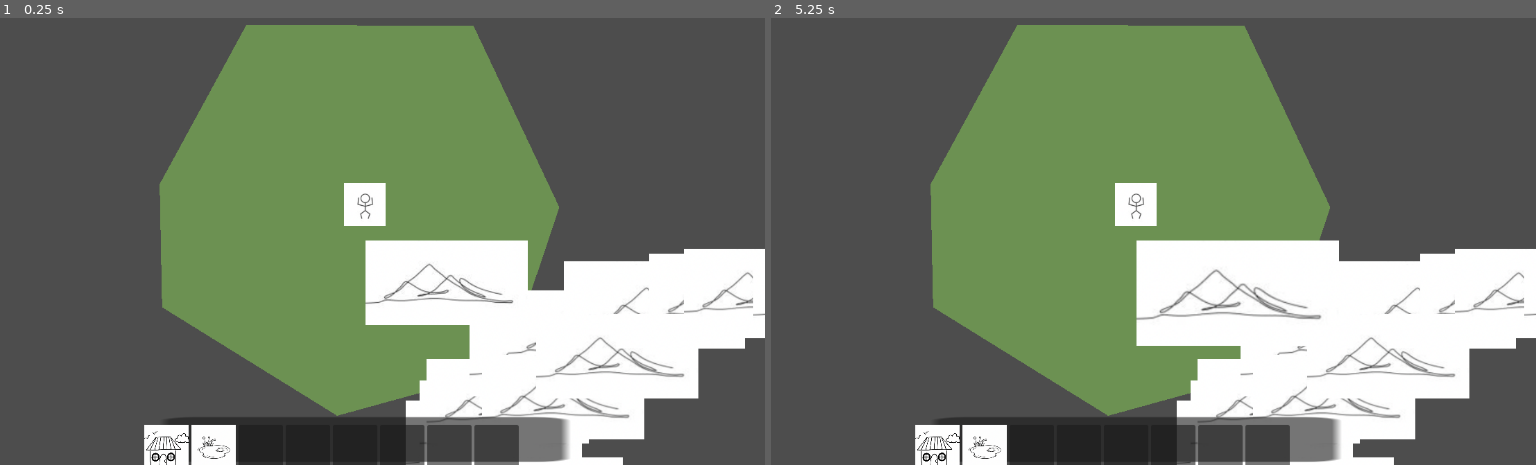
Above: before the commit, frames 1-2 (left to right).
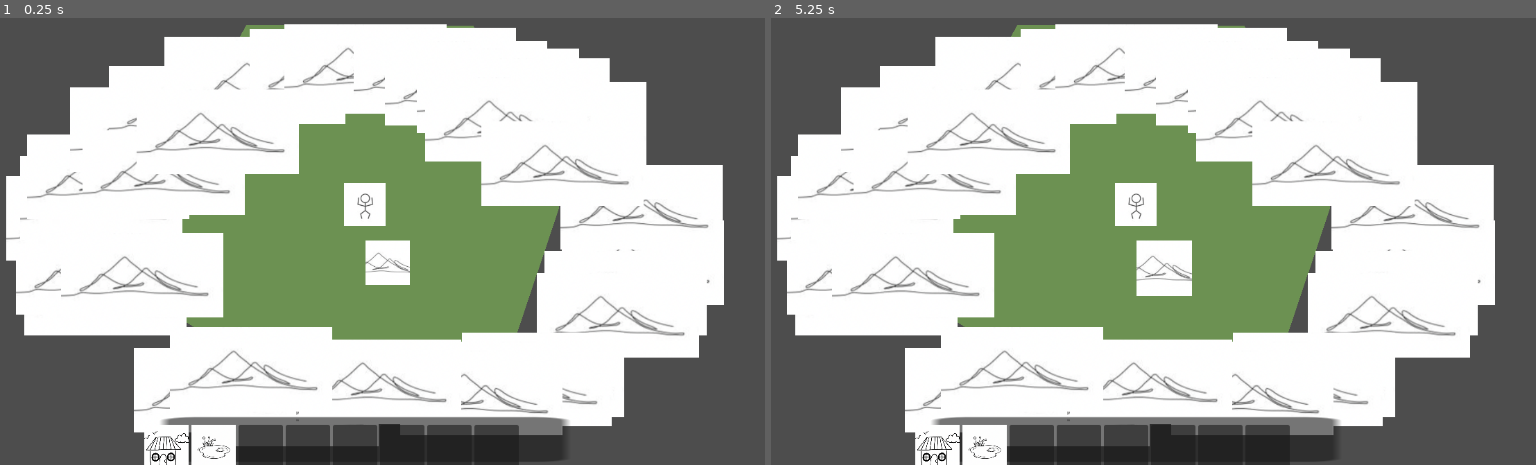
Above: after the commit, the same moments.

Repository: praveenpkg8/HauntedGhost
Game: Godot game, scene res://scenes/haunted_village.tscn
Same seed, same stepped clock (60 frames per second), same inputs: the game is played once before the commit and once after it.
Inputs (mouse positions are in pixels of both pictures, inside the frame that each line leads up to):
- Up to frame 1 (0.25 s): no input
- Up to frame 2 (5.25 s): tap Enter at 0.5, 2, 3.5 s; move the mouse to (1130, 210) at 0.52 s; click (1130, 210) at 0.6 s; tap Space at 1.25, 2.75, 4.25 s; move the mouse to (977, 263) at 1.27 s; click (977, 263) at 1.35 s; move the mouse to (1214, 143) at 2.02 s; click (1214, 143) at 2.1 s; move the mouse to (1099, 330) at 2.77 s; click (1099, 330) at 2.85 s; move the mouse to (1375, 308) at 3.52 s; click (1375, 308) at 3.6 s; move the mouse to (893, 174) at 4.27 s; click (893, 174) at 4.35 s; move the mouse to (1176, 241) at 5.02 s; click (1176, 241) at 5.1 s

The runs differ from the first frame. In frame 1, 54% of the frame differs, in the area x 0-100%, y 1-100%; in frame 2, 54%.

Commit message:
Modified: Refactored mountain generation code

Diff:
--- a/scripts/mountain_generation.gd
+++ b/scripts/mountain_generation.gd
@@ -23,7 +23,6 @@
 	global_day_night_cycle = _global_day_night_cycle
 	global_event_bus = _global_event_bus
 	position = get_viewport_rect().size / 2  # Center the node on the screen
-	print(position)
 	LIST_OF_MOUNTAINS.append_array(draw_mountain_ellipse())
 	LIST_OF_MOUNTAINS.append_array(draw_mountain_ellipse(1))
 	return LIST_OF_MOUNTAINS
@@ -58,9 +57,7 @@
 	radius_x: float,
 	radius_y: float,
 	) -> ConstructAreaUnit:
-	# Create the Area2D to act as the parent container
 	var area = ConstructAreaUnit.new()
-	area.init_global_day_night_cycle(global_day_night_cycle)
 
 
 	var x = radius_x * cos(angle)
@@ -68,8 +65,8 @@
 	var cons_position = Vector2(x, y) + position
 	var cons_item: ConstructItem = ConstructItem.new()
 	cons_item.init(load(MOUNTAIN), global_event_bus)
+	cons_item.set_custom_minimum_size(Vector2(64, 64))
 	add_child(cons_item)
-	add_child(area)
 	area.init(
 		cons_item,
 		cons_position,
@@ -78,36 +75,4 @@
 		{}
 	)
 	area.position = cons_position
-	print(cons_item.texture != null, area.position)
-
-
-	## Create and configure the Sprite2D
-	##var sprite = MOUNTAIN_SCENE.instantiate() as Sprite2D
-	#var sprite = Sprite2D.new()
-	#sprite.position = Vector2.ZERO  # Position the sprite at the origin of the Area2D
-	#area.add_child(sprite)
-#
-#
-	## Create a CollisionShape2D for the Area2D based on the sprite's size
-	#var collision_shape = CollisionShape2D.new()
-	#var shape = RectangleShape2D.new()
-#
-	## Calculate the collision shape size based on the sprite's texture size and scale
-	  ## Adjust for the sprite's scale
-		#
-	#var target_size = Vector2(64, 64)
-	#sprite.texture = MOUNTAIN.texture
-	#var texture_size = sprite.texture.get_size()
-	#var scale_factor = target_size / texture_size
-	#sprite.scale = scale_factor
-#
-	#if sprite.texture != null:
-		#shape.size = texture_size * sprite.scale
-#
-	#collision_shape.shape = shape
-	#collision_shape.position = Vector2.ZERO
-	  ## Align collision shape with the origin of Area2D
-#
-	#area.add_child(collision_shape)
-	#add_child(area)
-	return area  # Return the Area2D with the sprite and collision shape inside
+	return area
